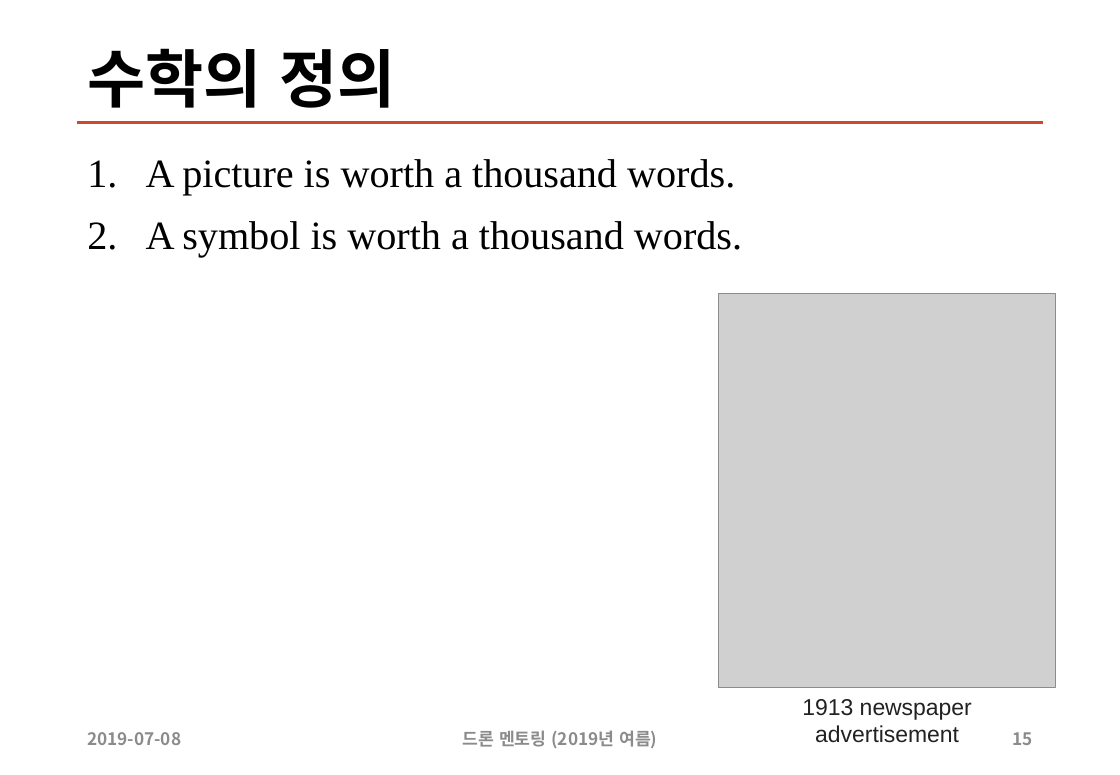
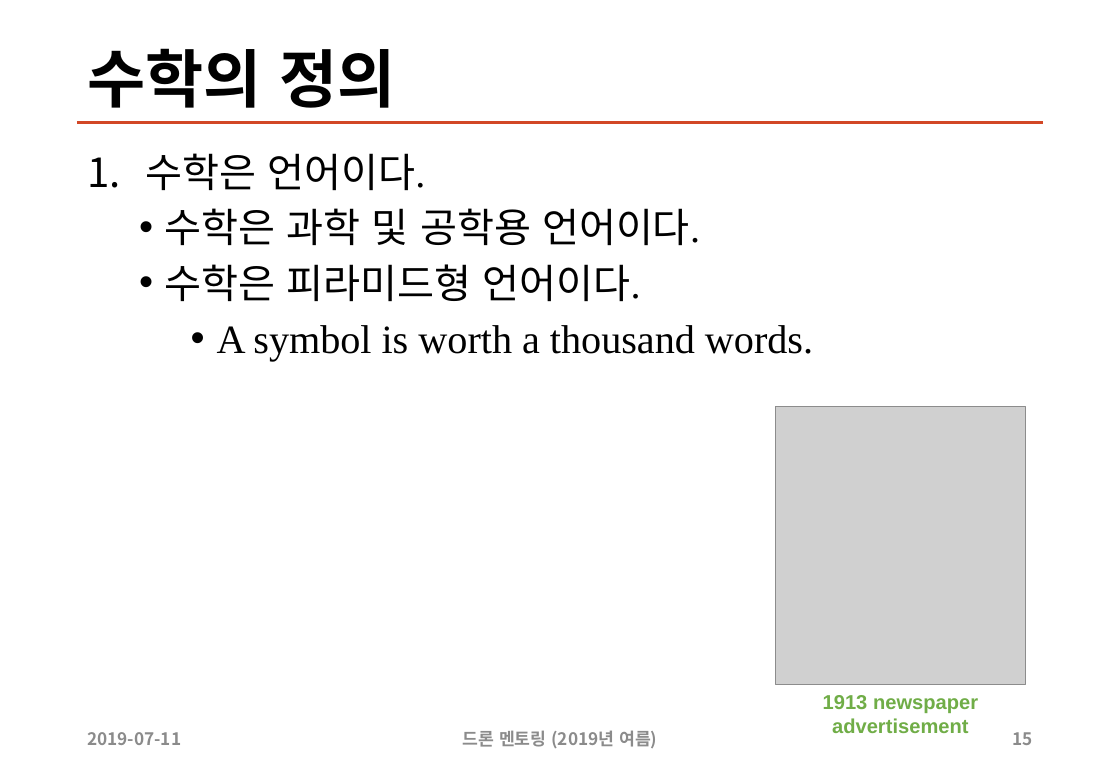
Before and after one commit to sunabove/drone_mentoring, a slide deck: slide 15 of 200 드론 멘토링 자율 비행 이론 V1.1.pptx. Drawn at 1120x775 pixels with LibreOffice and Linux fonts; fonts in the diff are those of the drawing; grey boxes stand for pictures. Boxes give left, top, right and bottom in pixels: in the first picture for what was removed or moved away, otherwise in the second. Text is boxed around its words. In the diff, an @@ line names an element or a change of style, - is before the commit and + after.

```diff
--- a/200 드론 멘토링 자율 비행 이론 V1.1.pptx
+++ b/200 드론 멘토링 자율 비행 이론 V1.1.pptx
@@ text at (146, 153, 700, 302): text changed @@
-1. A picture is worth a thousand words.
+1. 수학은 언어이다.
+  • 수학은 과학 및 공학용 언어이다.
+  • 수학은 피라미드형 언어이다.
@@ text at (217, 325, 813, 361): bullet 1. to •; list level 1 to 3 in "A symbol is worth a ..." @@
@@ picture: place and size @@
-picture at (719, 294, 1056, 688)
+picture at (776, 406, 1026, 685)
@@ text "1913 newspaper advertisement": place and size @@
-text "1913 newspaper advertisement" at (802, 699, 972, 743)
+text "1913 newspaper advertisement" at (823, 695, 978, 733)
@@ text "1913 newspaper advertisement" at (823, 695, 978, 733): size 16 to 14 pt, text colour #222222 to #70AD47, bold on @@
@@ text at (87, 732, 181, 745): text changed @@
-2019-07-08
+2019-07-11
```
Also in this commit, not shown: 16 other slides changed, 3 other files.
